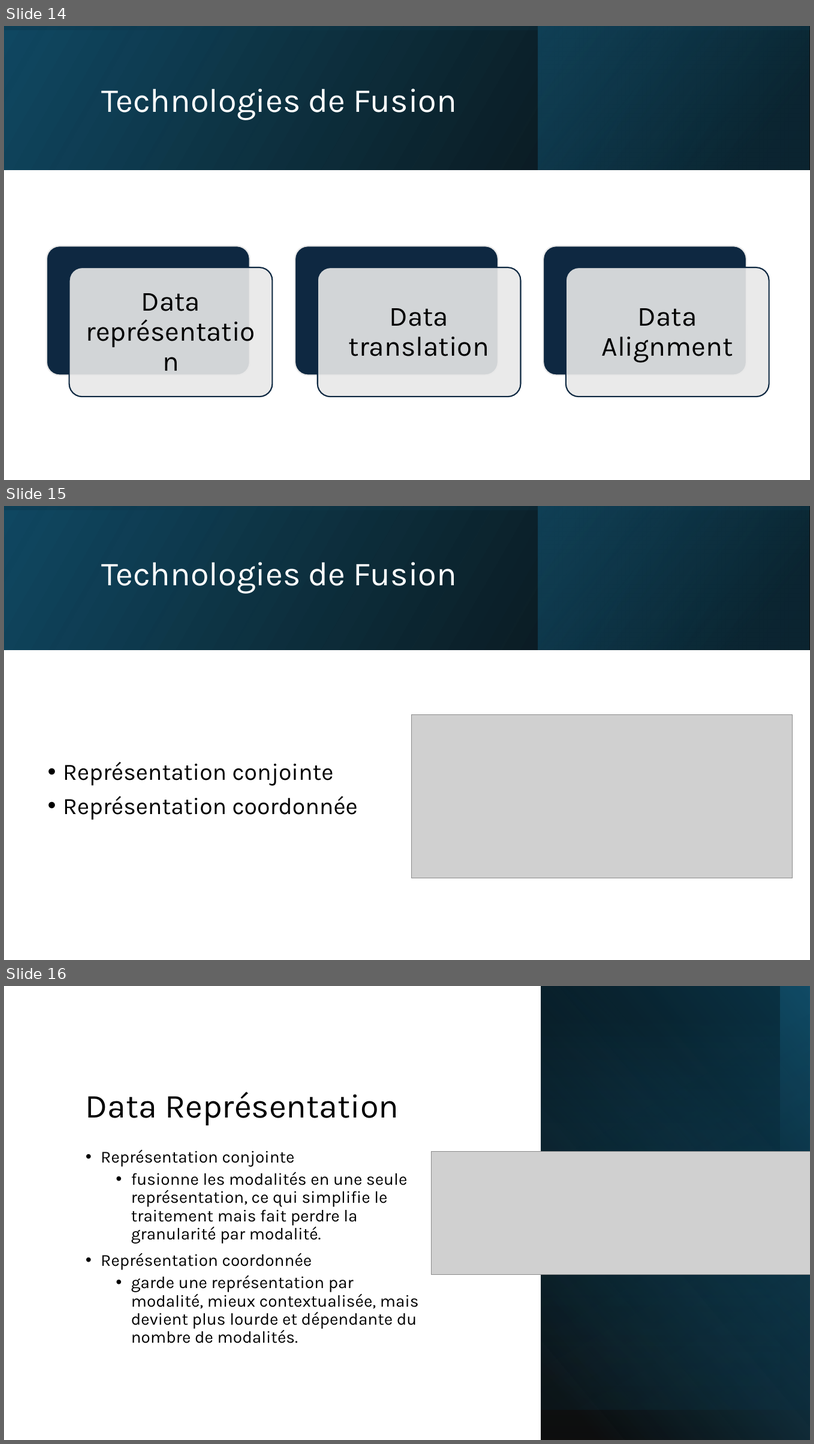
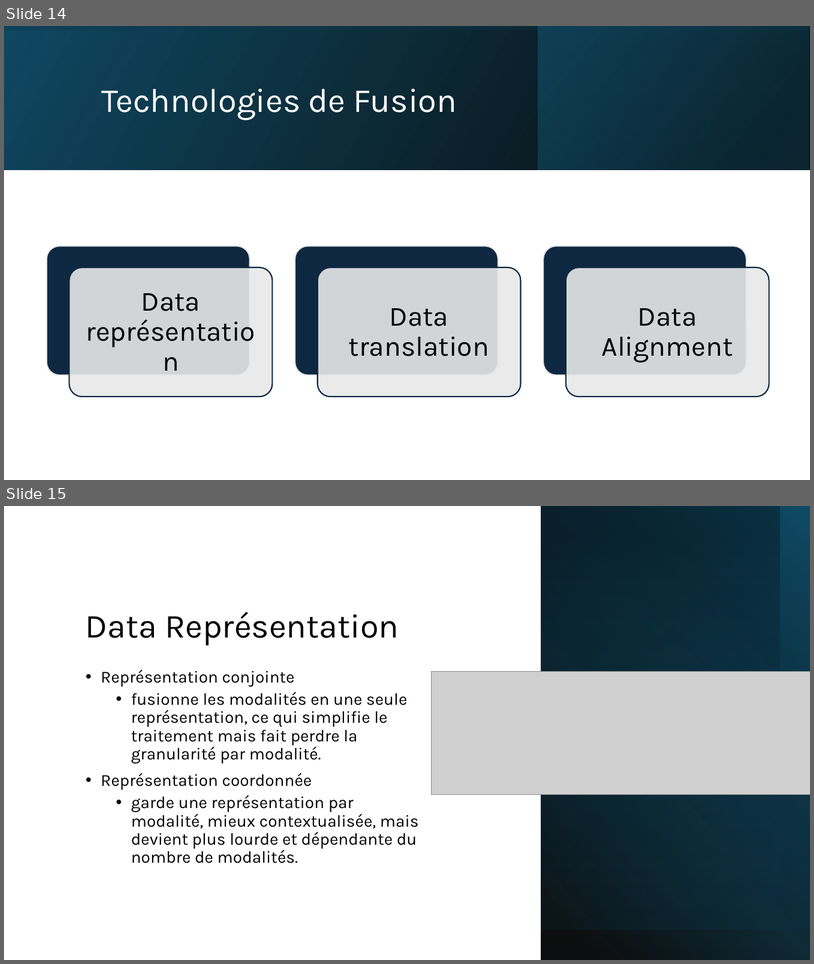
Before and after one commit to IzowRM/Stage-Cetic, a slide deck: Doc Slide/Slide Jeudi 11_09.pptx. Shown one above the other, each under a label of ours: slides 14, 15 and 16 before the commit, slides 14 and 15 after it. The pictures are 814x1444 and 814x964 pixels, drawn with LibreOffice and Linux fonts; fonts in the diff are those of the drawing; grey boxes stand for pictures. Boxes give left, top, right and bottom in pixels: in the first picture for what was removed or moved away, otherwise in the second. Text is boxed around its words. In the diff, an @@ line names an element or a change of style, - is before the commit and + after.

```diff
--- a/Doc Slide/Slide Jeudi 11_09.pptx
+++ b/Doc Slide/Slide Jeudi 11_09.pptx
@@ slide 15 removed at <box>4,506,810,960</box>, background #FFFFFF @@
@@ rectangle removed at <box>4,506,810,649</box> @@
@@ rectangle removed at <box>4,506,810,649</box> @@
@@ rectangle removed at <box>539,506,810,649</box> @@
@@ title removed at <box>102,562,457,594</box> @@
-Technologies de Fusion
@@ picture removed at <box>412,715,793,878</box> @@
@@ text removed at <box>63,762,358,820</box> @@
-• Représentation conjointe
-• Représentation coordonnée
@@ what was slide 16 is now slide 15 @@
```
Also in this commit, not shown: 1 slide added, 7 other files.
